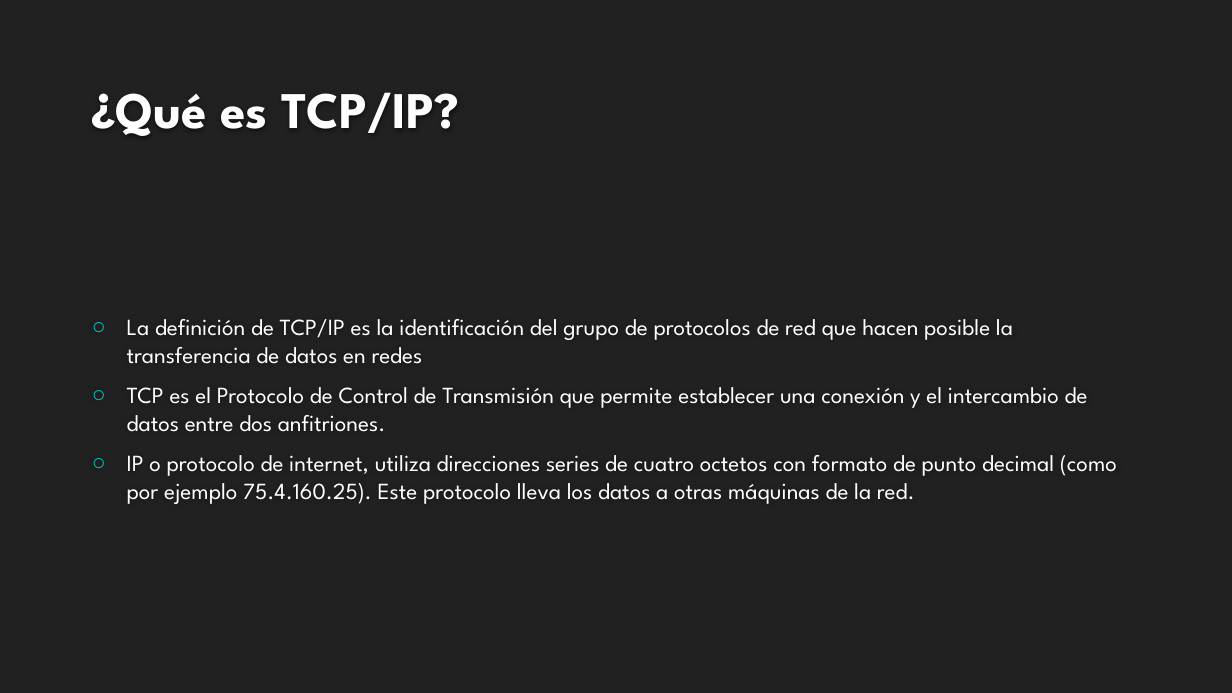
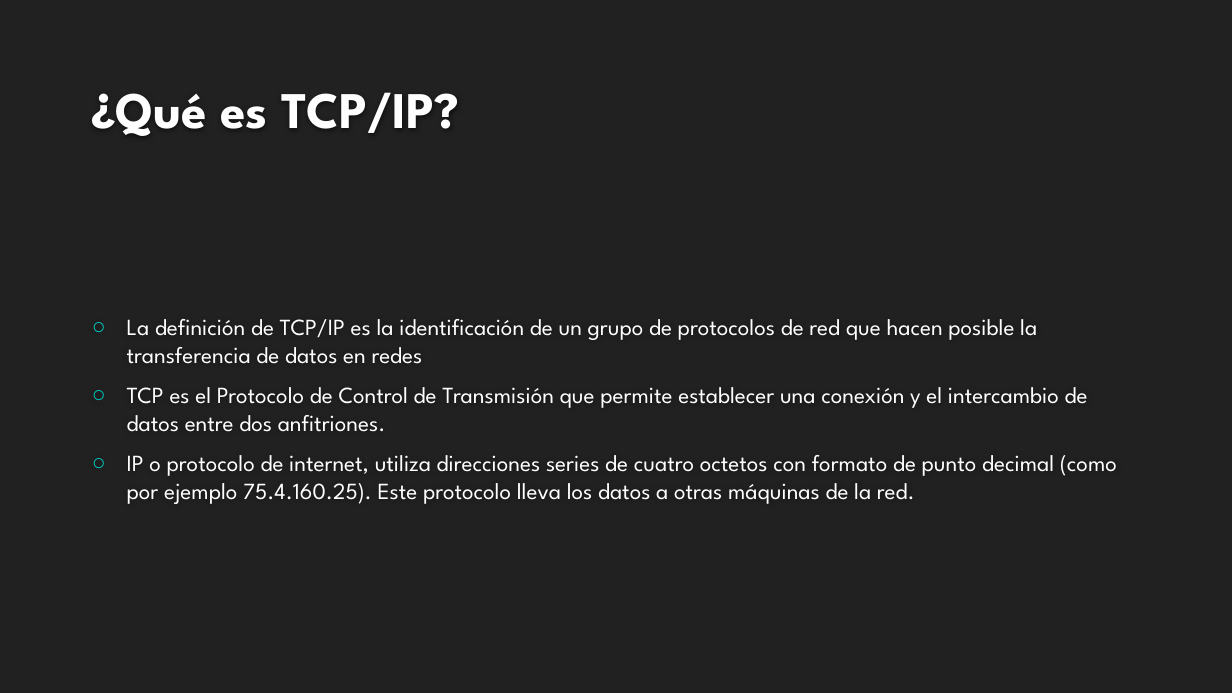
Before and after one commit to Omar-Vazquez-C/Tareas-Telecom, a slide deck: slide 2 of Presentacion Chapter 14 Vazquez Canto Andres.pptx. Drawn at 1232x693 pixels with LibreOffice and Linux fonts; fonts in the diff are those of the drawing; background and template pictures are left out. Boxes give left, top, right and bottom in pixels: in the first picture for what was removed or moved away, otherwise in the second. Text is boxed around its words. In the diff, an @@ line names an element or a change of style, - is before the commit and + after.

```diff
--- a/Presentacion Chapter 14 Vazquez Canto Andres.pptx
+++ b/Presentacion Chapter 14 Vazquez Canto Andres.pptx
@@ text at box(127, 319, 1037, 364): text changed @@
-○ La definición de TCP/IP es la identificación del grupo de protocolos de red que hacen posible la transferencia de datos en redes
+○ La definición de TCP/IP es la identificación de un grupo de protocolos de red que hacen posible la transferencia de datos en redes
```
Also in this commit, not shown: 2 other slides changed, 5 slides added, 9 slides removed.
